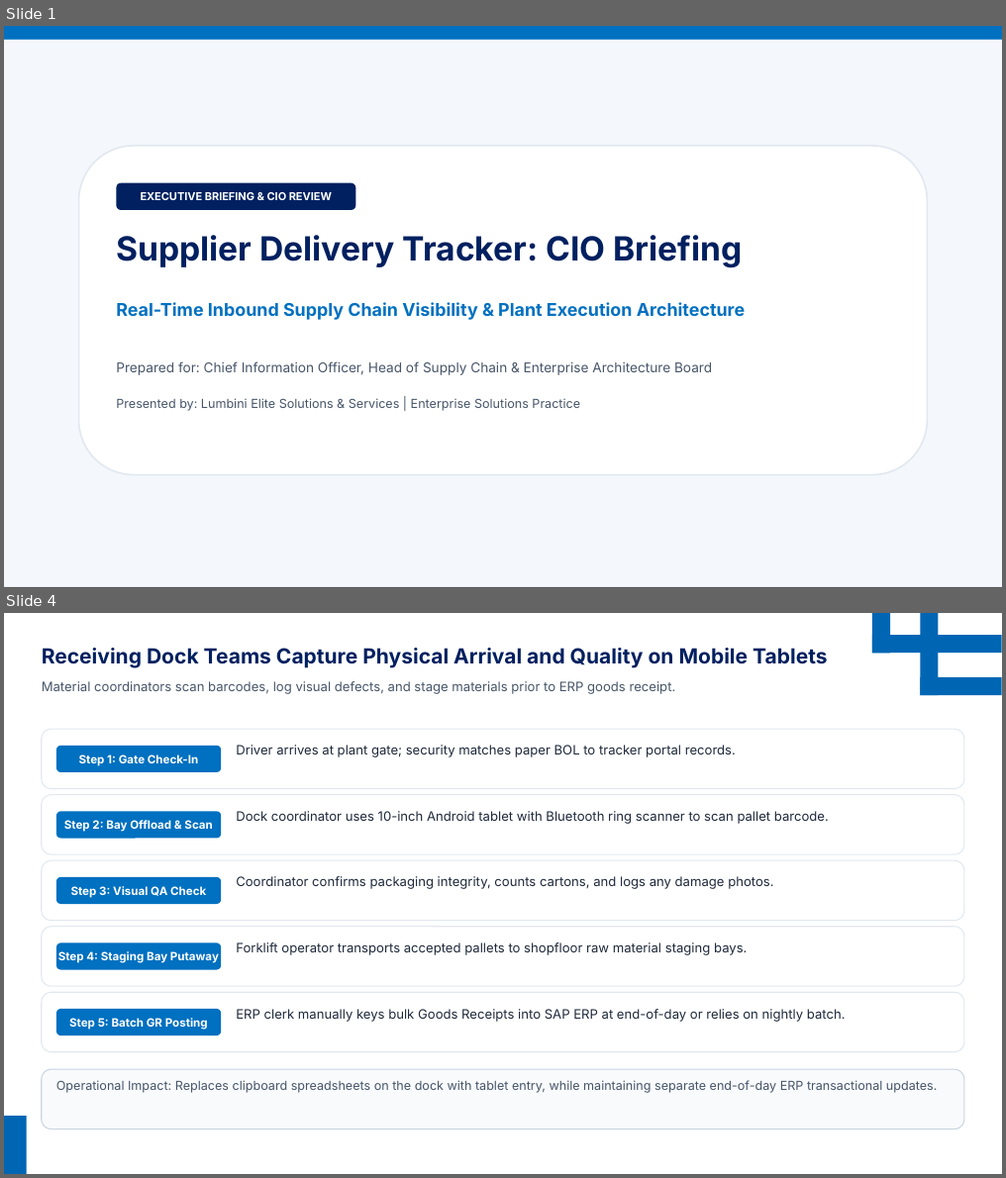
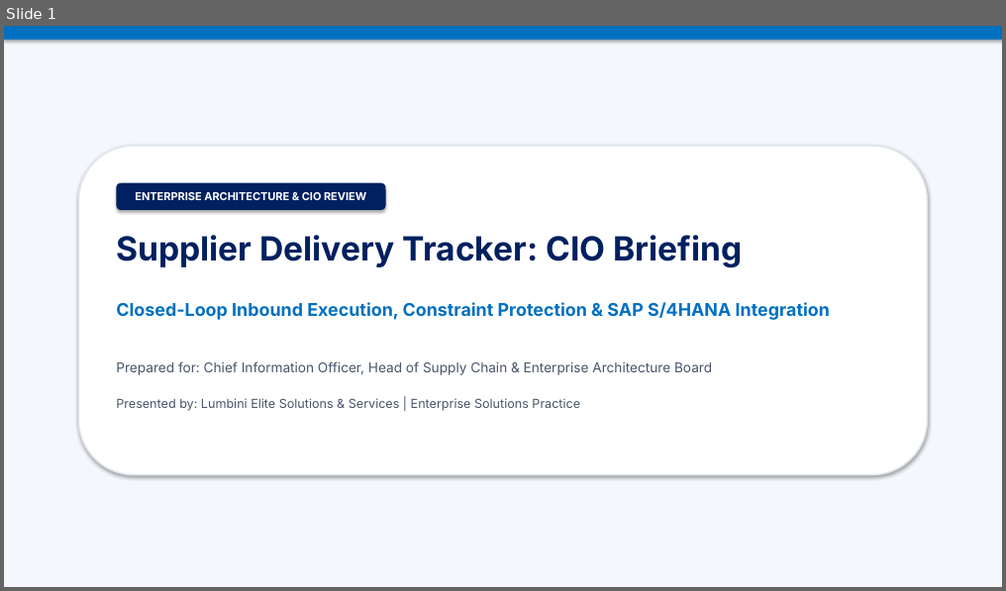
Before and after one commit to hemanthx446/ppt-mcp-server, a slide deck: Supplier_Delivery_Tracker_CIO_Briefing.pptx. Shown one above the other, each under a label of ours: slides 1 and 4 before the commit, slide 1 after it; the slides between them are not shown. The pictures are 1006x1178 and 1006x591 pixels, drawn with LibreOffice and Linux fonts; fonts in the diff are those of the drawing; background and template pictures are left out. Boxes give left, top, right and bottom in pixels: in the first picture for what was removed or moved away, otherwise in the second. Text is boxed around its words. In the diff, an @@ line names an element or a change of style, - is before the commit and + after.

```diff
--- a/Supplier_Delivery_Tracker_CIO_Briefing.pptx
+++ b/Supplier_Delivery_Tracker_CIO_Briefing.pptx
@@ slide 4 removed at [4, 613, 1002, 1174], background picture (left out) @@
@@ rectangle removed at [872, 613, 890, 654] @@
@@ rectangle removed at [872, 635, 1002, 653] @@
@@ rectangle removed at [921, 613, 939, 695] @@
@@ text removed at [42, 648, 827, 668] @@
-Receiving Dock Teams Capture Physical Arrival and Quality on Mobile Tablets
@@ text removed at [42, 681, 676, 694] @@
-Material coordinators scan barcodes, log visual defects, and stage materials prior to ERP goods receipt.
@@ rectangle removed at [921, 677, 1002, 695] @@
@@ rounded rectangle removed at [42, 729, 964, 789] @@
@@ rounded rectangle removed at [56, 746, 221, 772] @@
-Step 1: Gate Check-In
@@ text removed at [236, 745, 736, 758] @@
-Driver arrives at plant gate; security matches paper BOL to tracker portal records.
@@ rounded rectangle removed at [42, 795, 964, 855] @@
@@ rounded rectangle removed at [56, 811, 221, 839] @@
-Step 2: Bay Offload & Scan
@@ text removed at [236, 811, 829, 824] @@
-Dock coordinator uses 10-inch Android tablet with Bluetooth ring scanner to scan pallet barcode.
@@ rounded rectangle removed at [42, 861, 964, 921] @@
@@ rounded rectangle removed at [56, 877, 221, 904] @@
-Step 3: Visual QA Check
@@ text removed at [236, 876, 773, 889] @@
-Coordinator confirms packaging integrity, counts cartons, and logs any damage photos.
@@ rounded rectangle removed at [42, 927, 964, 986] @@
@@ rounded rectangle removed at [56, 943, 221, 970] @@
-Step 4: Staging Bay Putaway
@@ text removed at [236, 943, 746, 956] @@
-Forklift operator transports accepted pallets to shopfloor raw material staging bays.
@@ rounded rectangle removed at [42, 992, 964, 1053] @@
@@ rounded rectangle removed at [56, 1009, 221, 1036] @@
-Step 5: Batch GR Posting
@@ text removed at [236, 1009, 846, 1022] @@
-ERP clerk manually keys bulk Goods Receipts into SAP ERP at end-of-day or relies on nightly batch.
@@ rounded rectangle removed at [42, 1069, 964, 1130] @@
@@ text removed at [56, 1080, 938, 1093] @@
-Operational Impact: Replaces clipboard spreadsheets on the dock with tablet entry, while maintaining separate end-of-day ERP transactional updates.
@@ rectangle removed at [4, 1116, 27, 1174] @@
@@ slide 1 changed as well @@
@@ shadow on in 4 elements at [4, 26, 1002, 587], [4, 26, 1002, 40], [79, 146, 927, 475], [116, 183, 386, 210] @@
@@ rounded rectangle "ENTERPRISE ARCHITECTURE & CIO REVIEW": place and size @@
-rounded rectangle "ENTERPRISE ARCHITECTURE & CIO REVIEW" at [116, 183, 355, 210]
+rounded rectangle "ENTERPRISE ARCHITECTURE & CIO REVIEW" at [116, 183, 386, 210]
@@ text in rounded rectangle at [135, 192, 366, 200]: text changed @@
-EXECUTIVE BRIEFING & CIO REVIEW
+ENTERPRISE ARCHITECTURE & CIO REVIEW
@@ text at [116, 302, 830, 320]: text changed @@
-Real-Time Inbound Supply Chain Visibility & Plant Execution Architecture
+Closed-Loop Inbound Execution, Constraint Protection & SAP S/4HANA Integration
```
Also in this commit, not shown: 4 other slides changed, 3 slides added, 2 other slides removed, 27 other files.
